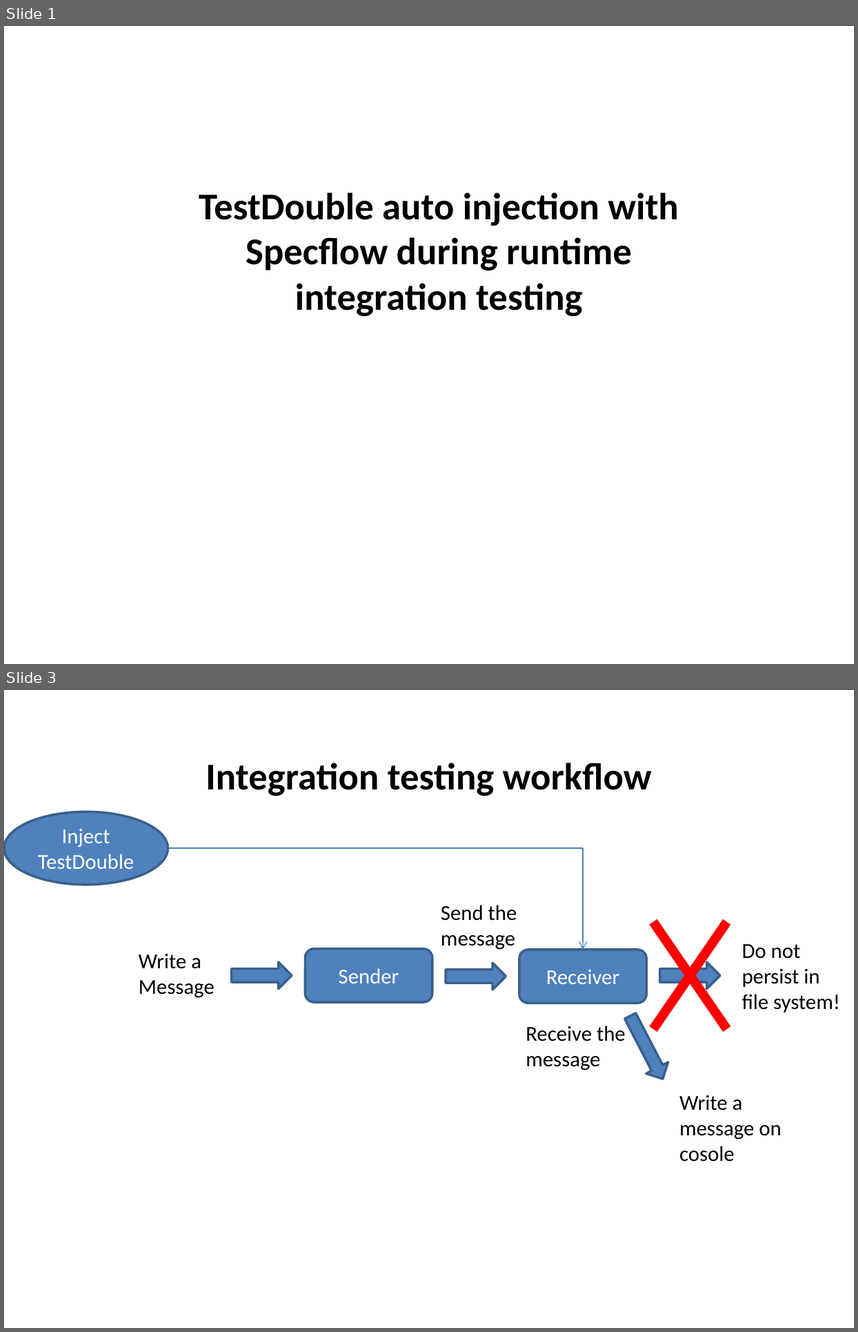
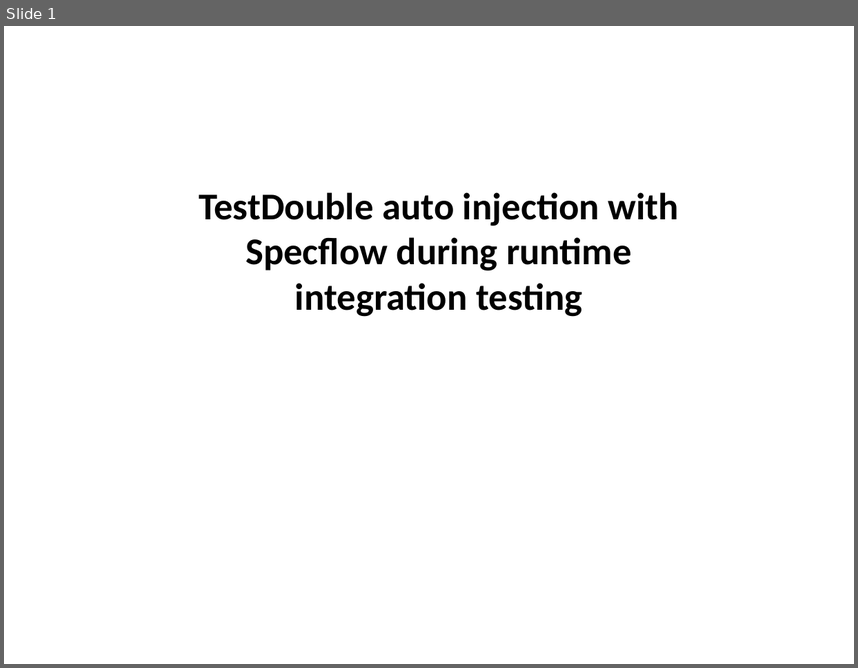
Before and after one commit to giorgifabio/NinjectRuntimeInjection, a slide deck: Doc/AppInfo.pptx. Shown one above the other, each under a label of ours: slides 1 and 3 before the commit, slide 1 after it; the slides between them are not shown. The pictures are 858x1332 and 858x668 pixels, drawn with LibreOffice and Linux fonts; fonts in the diff are those of the drawing. Boxes give left, top, right and bottom in pixels: in the first picture for what was removed or moved away, otherwise in the second. Text is boxed around its words. In the diff, an @@ line names an element or a change of style, - is before the commit and + after.

```diff
--- a/Doc/AppInfo.pptx
+++ b/Doc/AppInfo.pptx
@@ slide 3 removed at (4,690,854,1328), background #FFFFFF @@
@@ text removed at (205,762,652,796) @@
-Integration testing workflow
@@ ellipse removed at (4,811,168,885) @@
-Inject TestDouble
@@ elbow arrow removed from (141, 848) to (583, 949) @@
@@ text removed at (441,905,517,949) @@
-Send the message
@@ line removed from (726, 922) to (653, 1029) @@
@@ line removed from (653, 922) to (726, 1029) @@
@@ text removed at (139,954,214,998) @@
-Write a Message
@@ rounded rectangle removed at (305,949,432,1002) @@
-Sender
@@ rounded rectangle removed at (519,949,646,1003) @@
-Receiver
@@ text removed at (742,944,840,1012) @@
-Do not persist in file system!
@@ right arrow removed at (232,962,292,988) @@
@@ right arrow removed at (446,963,506,989) @@
@@ right arrow removed at (660,962,721,988) @@
@@ down arrow removed at (619,1009,673,1083) @@
@@ text removed at (526,1025,626,1070) @@
-Receive the message
@@ text removed at (680,1095,781,1161) @@
-Write a message on cosole
```
Also in this commit, not shown: 1 slide changed, 1 slide added.
